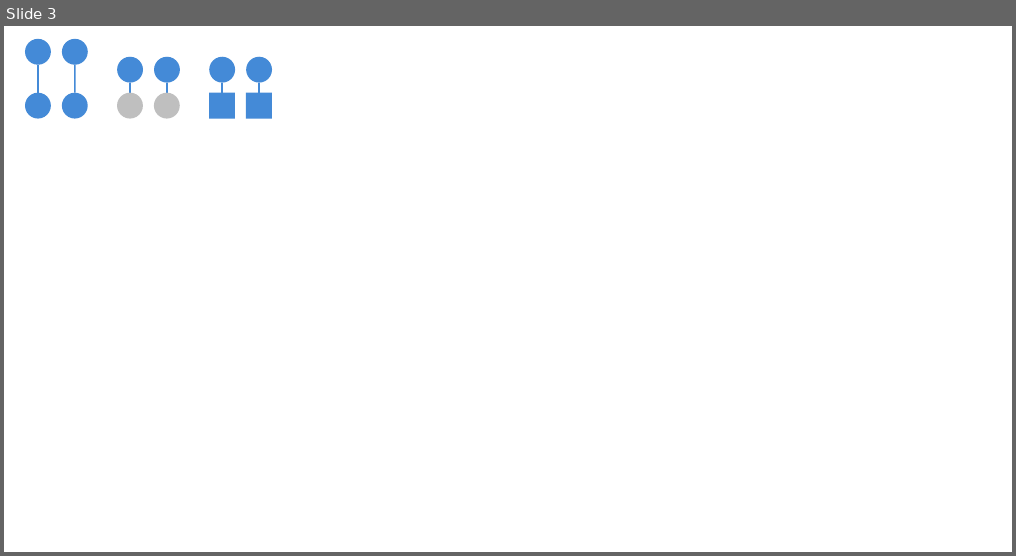
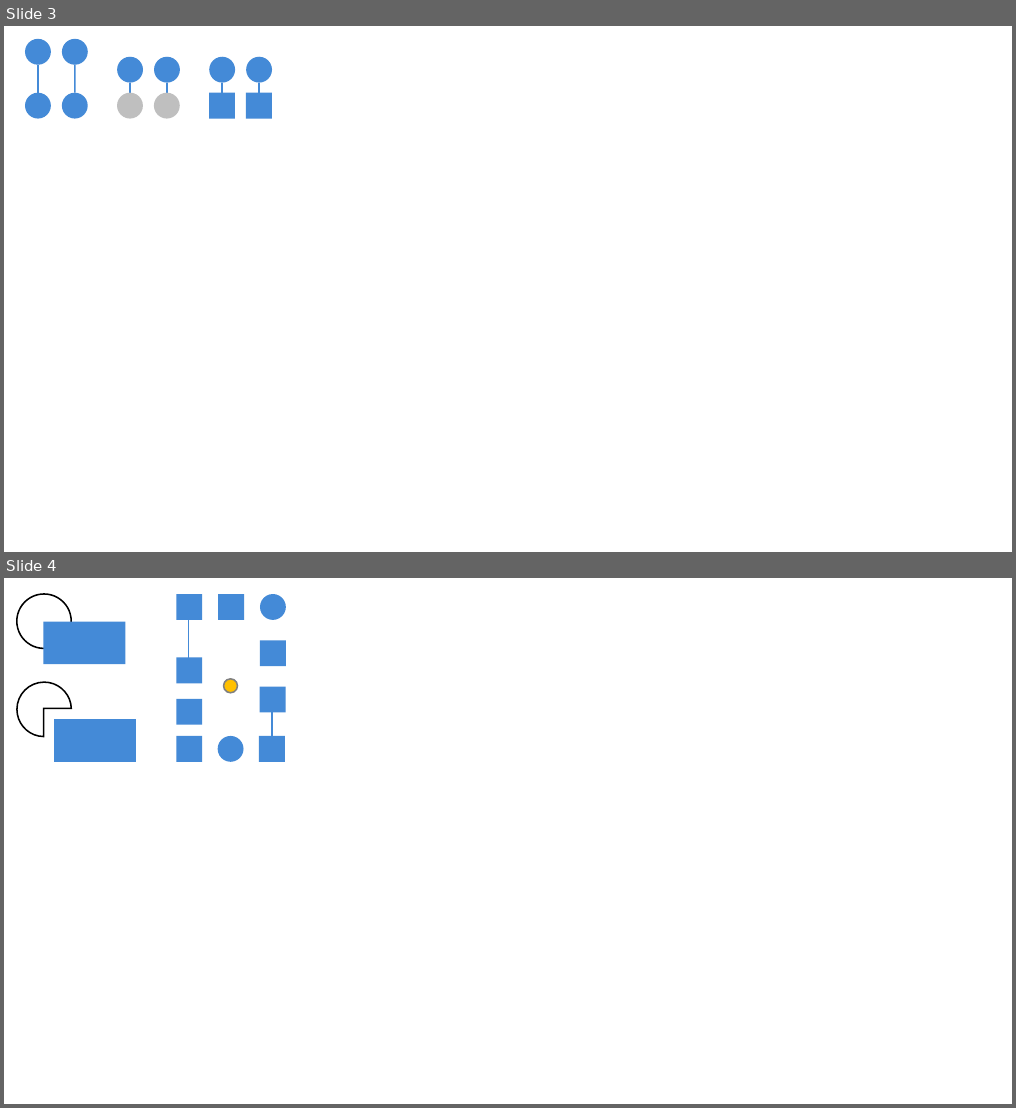
Before and after one commit to UBA-PSI/psi-thesis-guide, a slide deck: degree-thesis/en/Examples/gestalt.pptx. Shown one above the other, each under a label of ours: slide 3 before the commit, slides 3 and 4 after it. The pictures are 1016x556 and 1016x1108 pixels, drawn with LibreOffice and Linux fonts; fonts in the diff are those of the drawing. Boxes give left, top, right and bottom in pixels: in the first picture for what was removed or moved away, otherwise in the second. Text is boxed around its words. In the diff, an @@ line names an element or a change of style, - is before the commit and + after.

```diff
--- a/degree-thesis/en/Examples/gestalt.pptx
+++ b/degree-thesis/en/Examples/gestalt.pptx
@@ slide 4 added at box(4, 578, 1012, 1104), background #FFFFFF @@
@@ ellipse added at box(17, 594, 72, 648), outline #000000 1 pt @@
@@ rectangle added at box(176, 594, 202, 619), fill #448AD7 @@
@@ rectangle added at box(218, 594, 243, 619), fill #448AD7 @@
@@ ellipse added at box(260, 594, 285, 619), fill #448AD7 @@
@@ rectangle added at box(43, 621, 125, 664), fill #448AD7 @@
@@ line added from (189, 658) to (189, 618), #448AD7 1 pt @@
@@ rectangle added at box(176, 657, 202, 683), fill #448AD7 @@
@@ rectangle added at box(260, 640, 285, 666), fill #448AD7 @@
@@ freeform shape added at box(17, 683, 72, 737), outline #000000 1 pt @@
@@ ellipse added at box(223, 679, 238, 694), fill #FFC000, outline #808080 1 pt @@
@@ rectangle added at box(260, 687, 285, 713), fill #448AD7 @@
@@ freeform shape added at box(54, 719, 136, 762), fill #448AD7 @@
@@ rectangle added at box(176, 698, 202, 724), fill #448AD7 @@
@@ line added from (272, 745) to (272, 705), #448AD7 1 pt @@
@@ rectangle added at box(176, 736, 202, 762), fill #448AD7 @@
@@ ellipse added at box(218, 736, 243, 762), fill #448AD7 @@
@@ rectangle added at box(259, 736, 284, 762), fill #448AD7 @@
```
Also in this commit, not shown: 1 other slide added, 1 slide removed, 4 other files.
